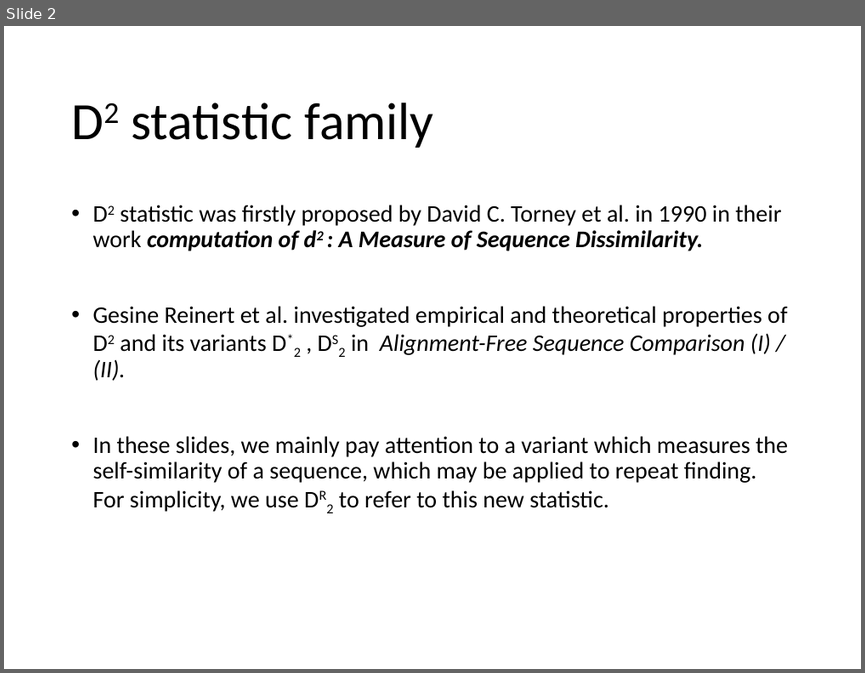
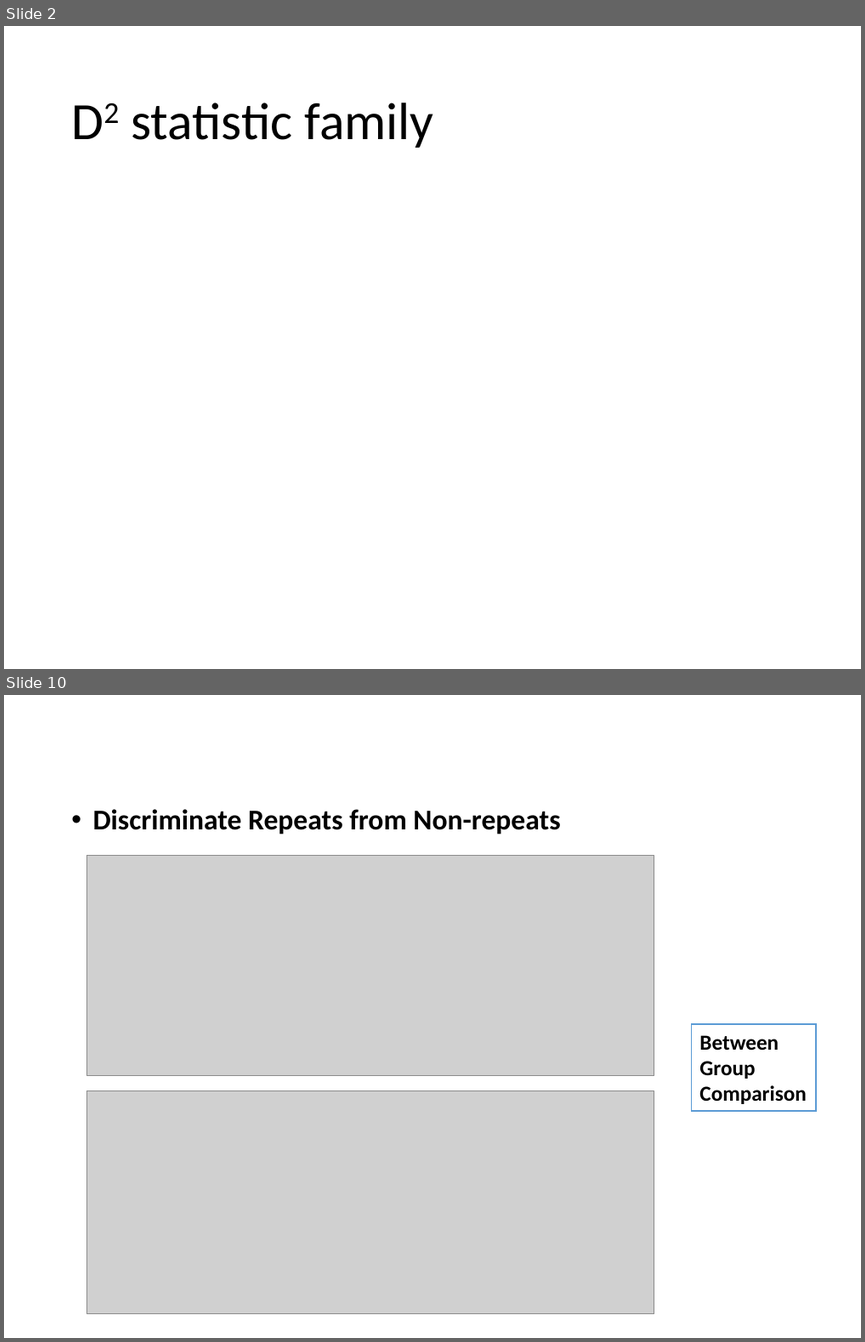
Before and after one commit to chansigit/PyGenSeq, a slide deck: A variant of D2 statistic.pptx. Shown one above the other, each under a label of ours: slide 2 before the commit, slides 2 and 10 after it; the slides between them are not shown. The pictures are 865x673 and 865x1342 pixels, drawn with LibreOffice and Linux fonts; fonts in the diff are those of the drawing; grey boxes stand for pictures. Boxes give left, top, right and bottom in pixels: in the first picture for what was removed or moved away, otherwise in the second. Text is boxed around its words. In the diff, an @@ line names an element or a change of style, - is before the commit and + after.

```diff
--- a/A variant of D2 statistic.pptx
+++ b/A variant of D2 statistic.pptx
@@ slide 10 added at (4, 695, 861, 1338), background #FFFFFF @@
@@ text added at (93, 809, 560, 834), 24 pt, text #000000, bold @@
+• Discriminate Repeats from Non-repeats
@@ picture added at (87, 855, 654, 1076) @@
@@ rectangle added at (691, 1024, 817, 1111), fill #FFFFFF, outline #5B9BD5 1 pt, 18 pt, text #000000, bold @@
+Between
+Group
+Comparison
@@ picture added at (87, 1091, 654, 1314) @@
@@ slide 2 changed as well @@
@@ text removed at (93, 204, 788, 511) @@
-• D2 statistic was firstly proposed by David C. Torney et al. in 1990 in their work computation of d2 : A Measure of Sequence Dissimilarity.
-• Gesine Reinert et al. investigated empirical and theoretical properties of D2 and its variants D*2 , DS2 in Alignment-Free Sequence Comparison (I) / (II).
-• In these slides, we mainly pay attention to a variant which measures the self-similarity of a sequence, which may be applied to repeat finding. For simplicity, we use DR2 to refer to this new statistic.
```
Also in this commit, not shown: 2 other slides changed, 9 other slides added, 1 other file.
